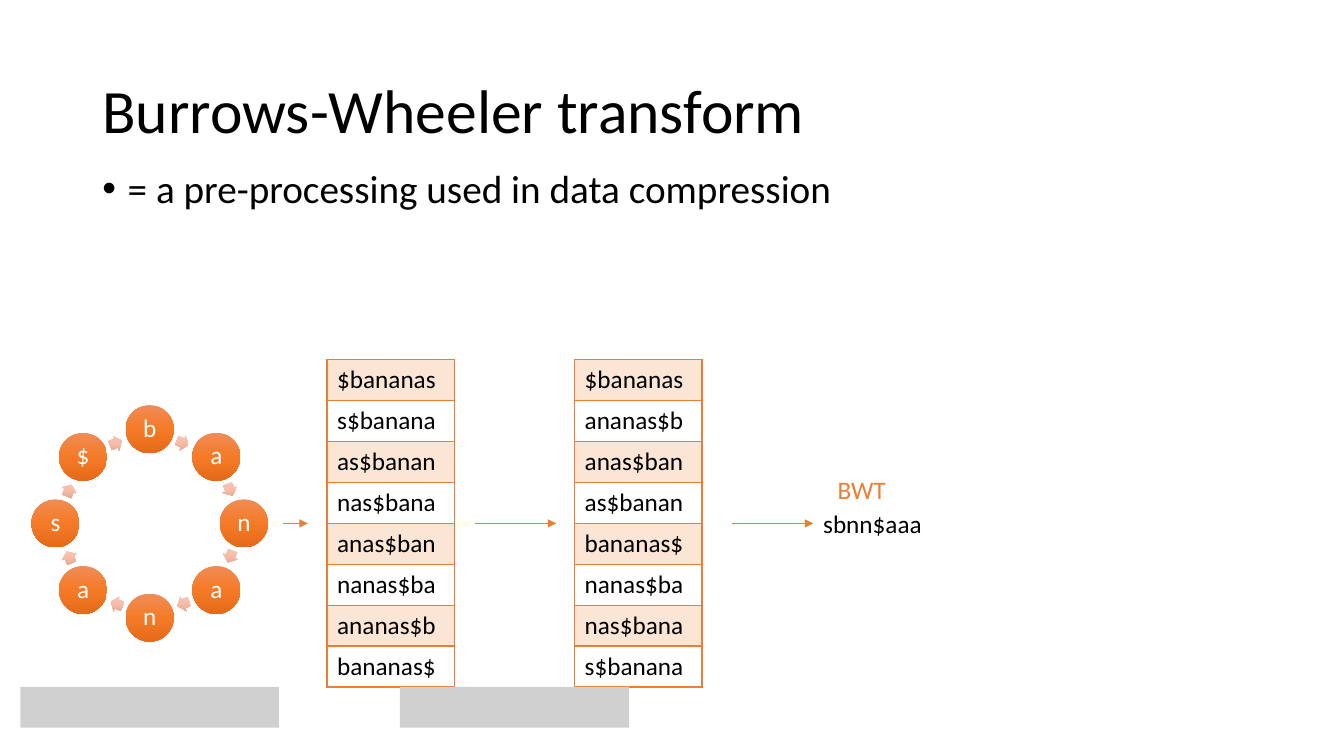
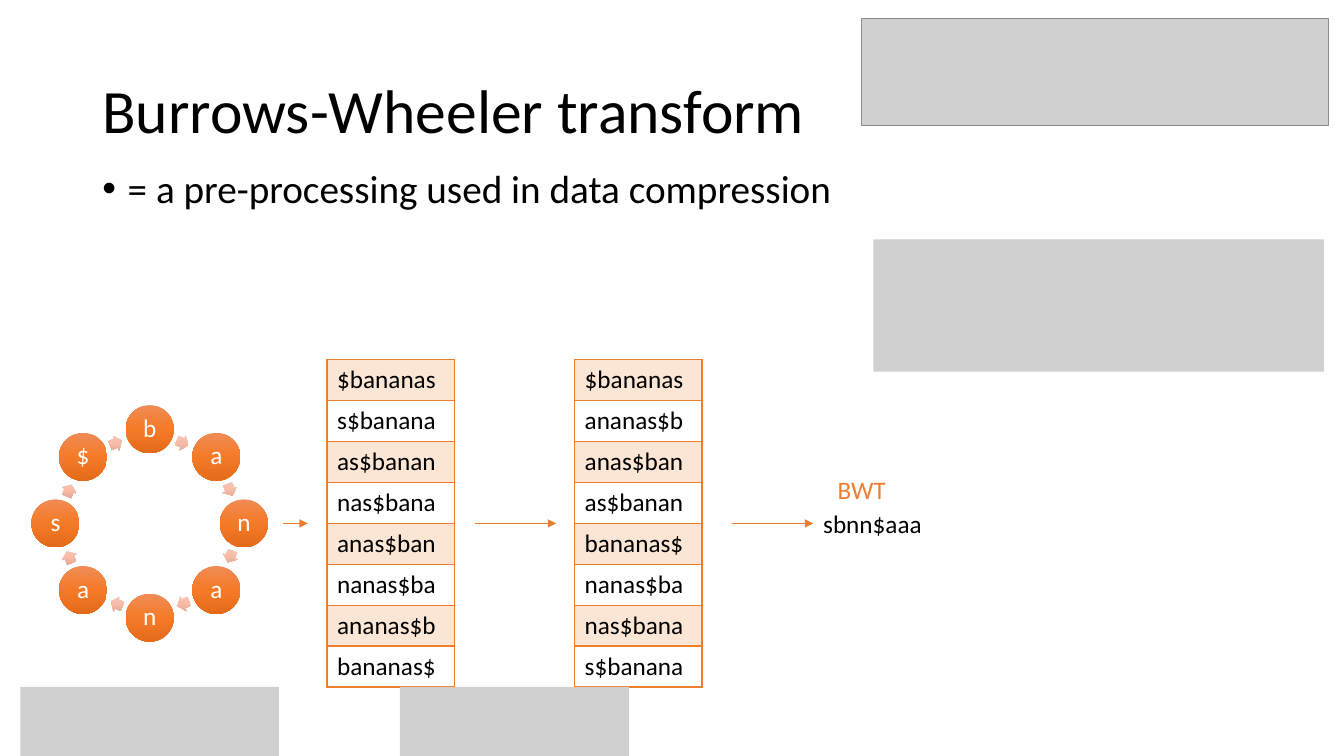
Before and after one commit to Coohrentiin/Index-structure-and-mapping, a slide deck: slide 8 of EXAM-Genome mapping.pptx (slide 10 before the commit). Drawn at 1344x756 pixels with LibreOffice and Linux fonts; fonts in the diff are those of the drawing; grey boxes stand for pictures. Boxes give left, top, right and bottom in pixels: in the first picture for what was removed or moved away, otherwise in the second. Text is boxed around its words. In the diff, an @@ line names an element or a change of style, - is before the commit and + after.

```diff
--- a/EXAM-Genome mapping.pptx
+++ b/EXAM-Genome mapping.pptx
@@ picture added at <box>862,18,1329,125</box> @@
@@ picture added at <box>873,240,1324,372</box> @@
@@ picture: place and size @@
-picture at <box>20,687,278,727</box>
+picture at <box>20,687,278,756</box>
@@ picture: place and size @@
-picture at <box>400,687,630,727</box>
+picture at <box>400,687,630,756</box>
```
Also in this commit, not shown: 4 other slides changed, 2 slides added, 4 slides removed, 1 other file.
